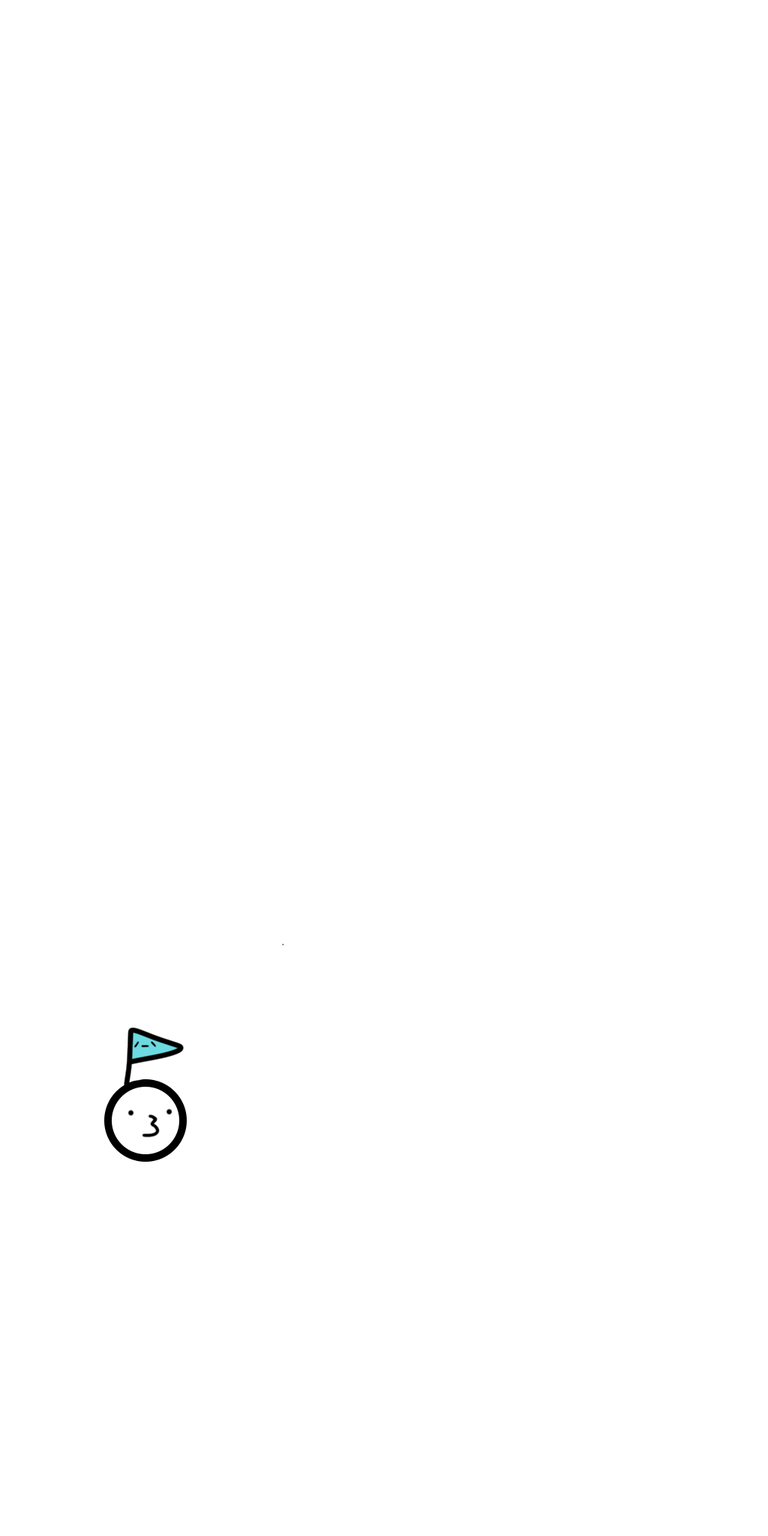
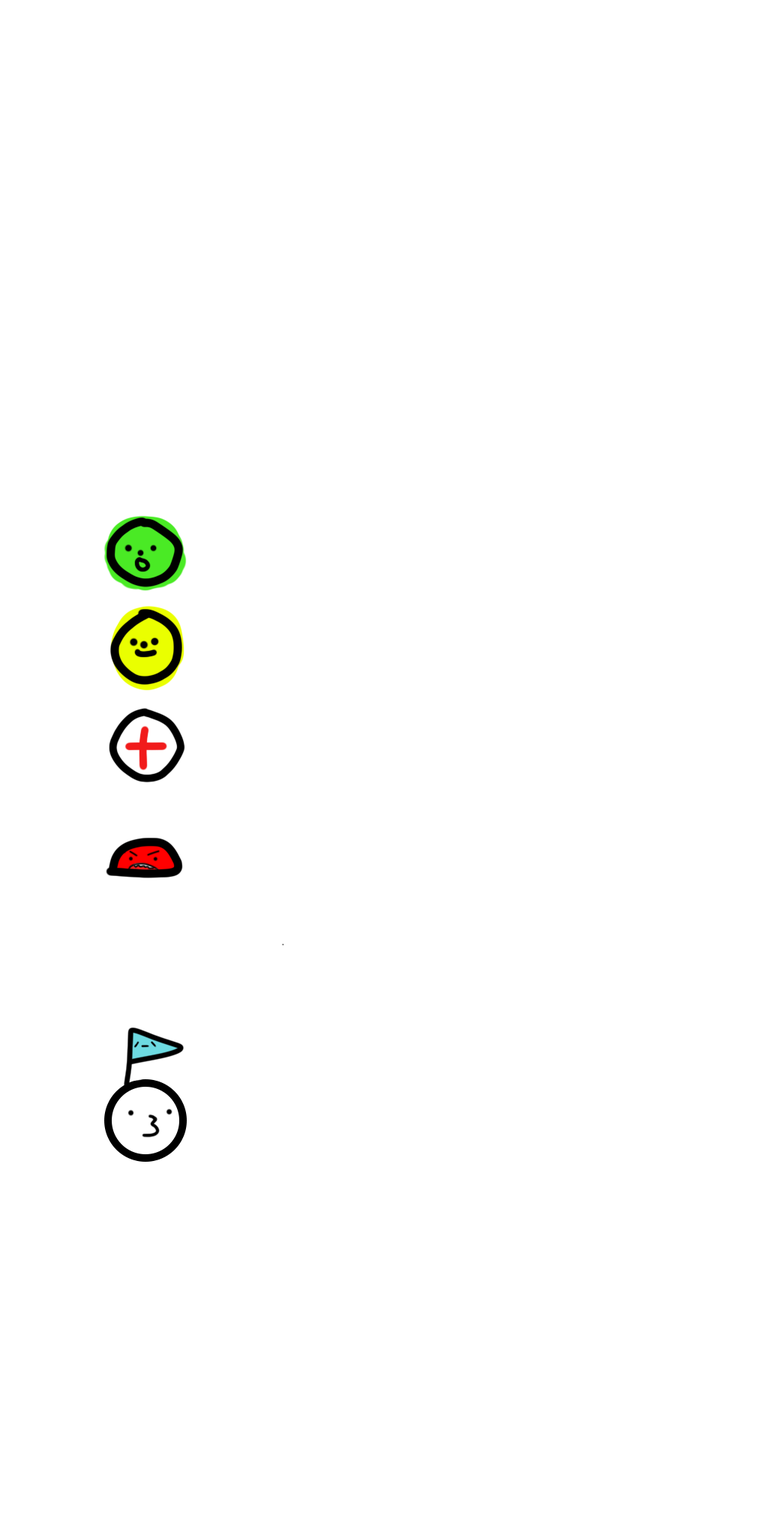
Revision of a layered 768x1536 image; what changed, layer by layer:
added layer "Layer 6" above "Layer 5" over (x1=104, y1=516, x2=184, y2=879)
added layer "Layer 5" above "Layer 3" over (x1=109, y1=608, x2=183, y2=686)
painted on "Layer 3" over (x1=108, y1=707, x2=186, y2=783)
painted on "Layer 4" over (x1=103, y1=515, x2=187, y2=874)
